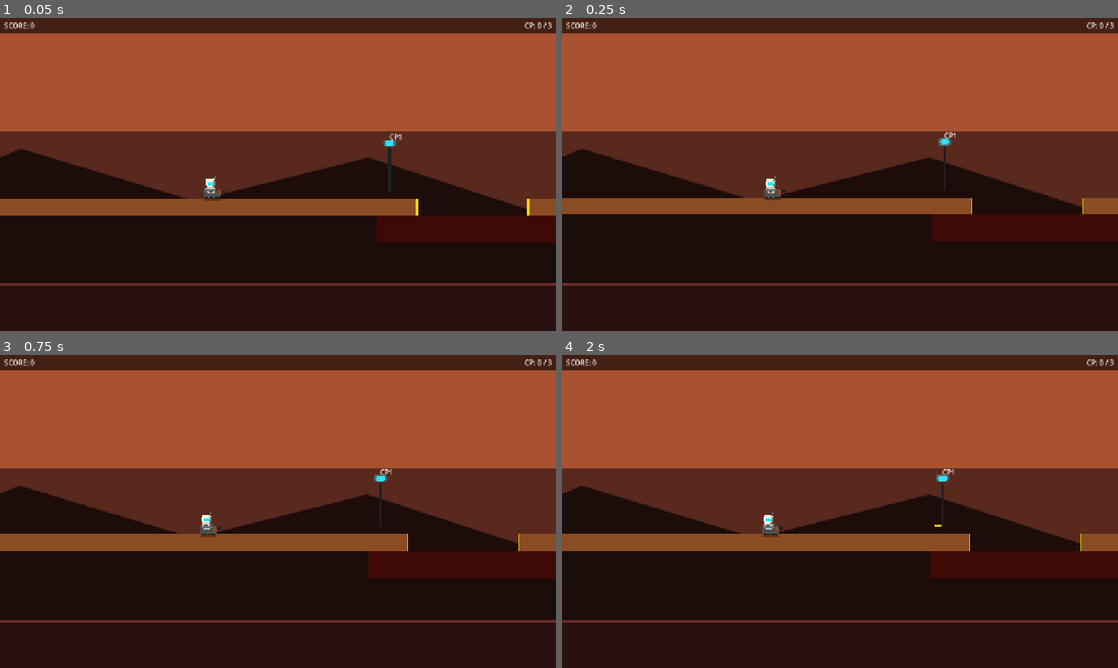
Above: before the commit, frames 1-4 (two rows, left to right).
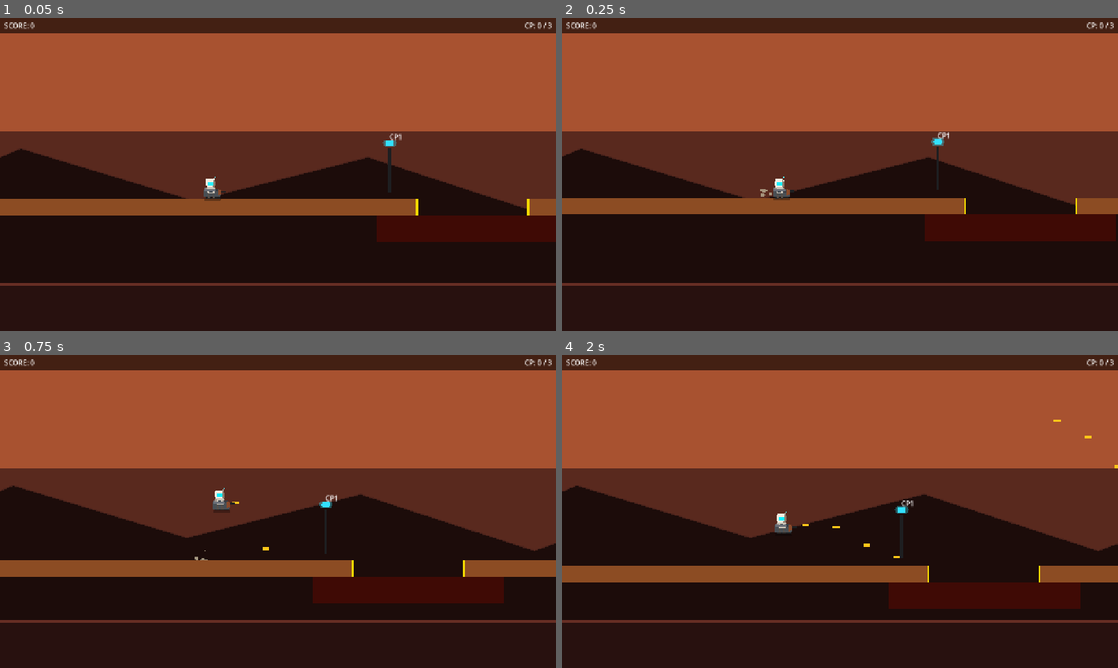
Above: after the commit, the same moments.

Repository: NGKsSystems/NGKs_Crater_Wardens-
Game: Godot game, scene res://scenes/level/test_lane.tscn
Same seed, same stepped clock (60 frames per second), same inputs: the game is played once before the commit and once after it.
Inputs:
- Up to frame 1 (0.05 s): no input
- Up to frame 2 (0.25 s): no input
- Up to frame 3 (0.75 s): tap Enter at 0.5 s; hold Z (fire_forward) from 0.53 s (still down); hold Space (jump) from 0.53 s (still down)
- Up to frame 4 (2 s): keep holding Z (fire_forward); release Space (jump) at 1.28 s; tap R at 1.35 s; tap Space (jump) at 1.52, 1.55, 1.82 s

Frame 1 is identical in both runs. In frame 2, 0.8% of the frame differs, in the area x 0-100%, y 36-72%; in frame 3, 14%; in frame 4, 15%, in the area x 0-100%, y 20-82%.
Error before the commit: Parse Error: Used space character for indentation instead of tab as used before in the file. (res://scripts/systems/VfxManager.gd:67)

Commit message:
fix: restore VfxManager.gd - p.restart() calls and indentation corrupted in Phase 17

Diff:
--- a/scripts/systems/VfxManager.gd
+++ b/scripts/systems/VfxManager.gd
@@ -65,9 +65,13 @@
 func spawn_impact(pos: Vector2) -> void:
 	var p := _get_small()
 	p.global_position      = pos
-        p.color                = Color(1.0, 0.78, 0.15, 1.0)
-        p.initial_velocity_min = 90.0
-        p.initial_velocity_max = 220.0
+	p.color                = Color(1.0, 0.78, 0.15, 1.0)
+	p.initial_velocity_min = 90.0
+	p.initial_velocity_max = 220.0
+	p.restart()
+
+
+# Small grey dust cloud — rover jump or land
 func spawn_poof(pos: Vector2) -> void:
 	var p := _get_small()
 	p.global_position      = pos
@@ -81,12 +85,17 @@
 func spawn_explode(pos: Vector2) -> void:
 	var p := _get_large()
 	p.global_position      = pos
-        p.color                = Color(1.0, 0.48, 0.05, 1.0)
-        p.initial_velocity_min = 120.0
-        p.initial_velocity_max = 320.0
+	p.color                = Color(1.0, 0.48, 0.05, 1.0)
+	p.initial_velocity_min = 120.0
+	p.initial_velocity_max = 320.0
+	p.restart()
+
+
+# Large cyan flash — checkpoint triggered
 func spawn_checkpoint(pos: Vector2) -> void:
 	var p := _get_large()
 	p.global_position      = pos
-        p.color                = Color(0.0, 0.95, 1.0, 1.0)
-        p.initial_velocity_min = 70.0
-        p.initial_velocity_max = 180.0
+	p.color                = Color(0.0, 0.95, 1.0, 1.0)
+	p.initial_velocity_min = 70.0
+	p.initial_velocity_max = 180.0
+	p.restart()
